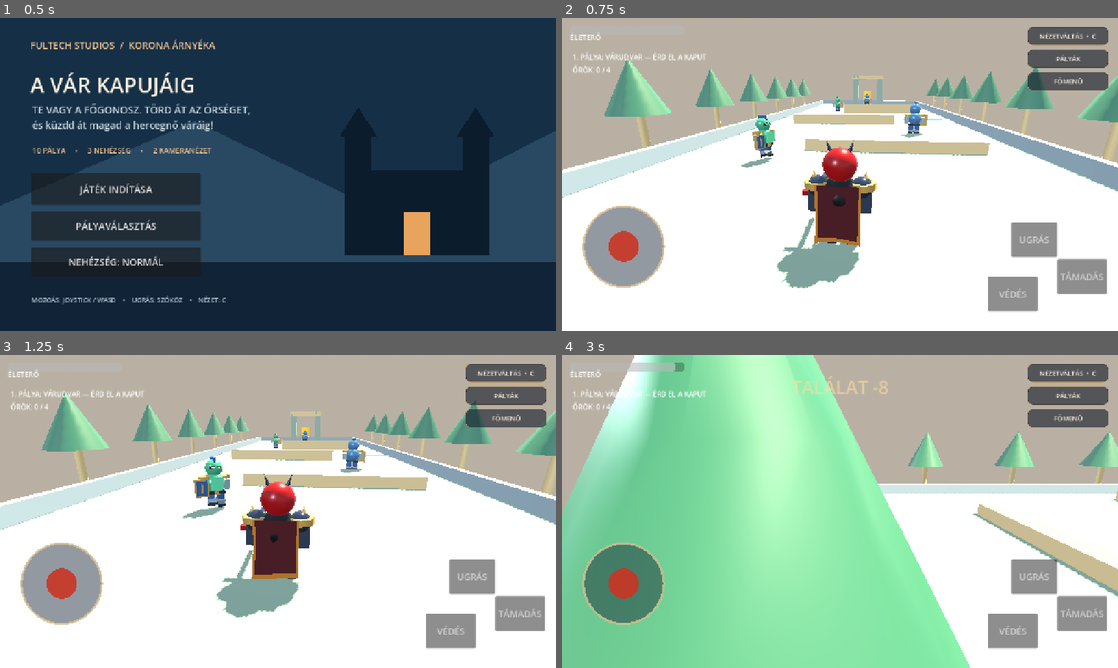
Above: before the commit, frames 1-4 (two rows, left to right).
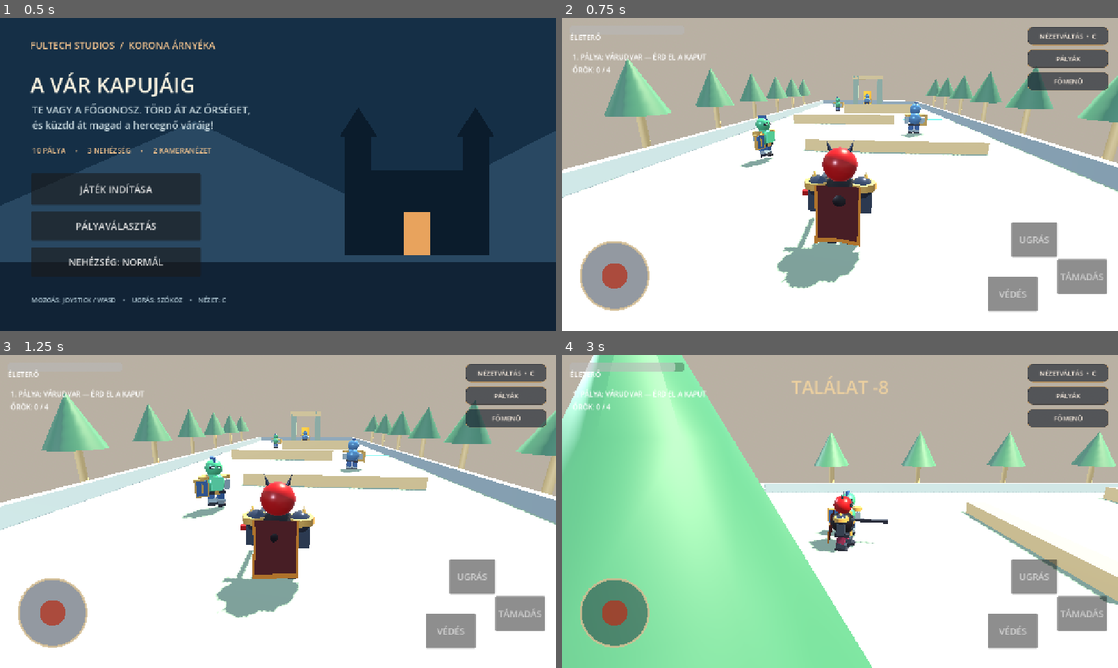
Above: after the commit, the same moments.

Repository: fuloplevente1998/reverse-supermario
Game: Godot game, scene res://scenes/title.tscn
Same seed, same stepped clock (60 frames per second), same inputs: the game is played once before the commit and once after it.
Inputs (mouse positions are in pixels of both pictures, inside the frame that each line leads up to):
- Up to frame 1 (0.5 s): no input
- Up to frame 2 (0.75 s): click "JÁTÉK INDÍTÁSA" at 0.5 s
- Up to frame 3 (1.25 s): no input
- Up to frame 4 (3 s): tap Enter at 1.25 s; drag from (623, 583) to (895, 442) at 1.27 s; drag from (728, 527) to (812, 574) at 2.02 s; move the mouse to (895, 442) at 2.77 s; hold D (move_right) from 2.78 s (still down); tap C at 2.85 s

Frame 1 is identical in both runs. In frame 2, 3.3% of the frame differs, in the area x 3-19%, y 60-94%; in frame 3, 3.3%; in frame 4, 44%, in the area x 0-100%, y 0-100%.

Commit message:
ui: anchor slightly smaller joystick to screen corner

Diff:
--- a/scripts/virtual_joystick.gd
+++ b/scripts/virtual_joystick.gd
@@ -16,9 +16,10 @@
 func _layout() -> void:
     # Set every anchor explicitly: the former bottom-wide preset stretched the base.
     set_anchors_and_offsets_preset(Control.PRESET_TOP_LEFT)
-    size = Vector2(220, 220)
+    size = Vector2(186, 186)
     var viewport_size := get_viewport_rect().size
-    position = Vector2(32, maxf(180.0, viewport_size.y * 0.73 - 110.0))
+    # Anchor to actual bottom-left across Android aspect ratios.
+    position = Vector2(28, maxf(180.0, viewport_size.y - size.y - 34.0))
     queue_redraw()
 
 func _reset_pointer() -> void:
@@ -41,7 +42,7 @@
     var radius := minf(size.x, size.y) * 0.42
     draw_circle(center, radius, Color(0.08, 0.13, 0.2, 0.46))
     draw_arc(center, radius, 0, TAU, 48, Color(0.84, 0.75, 0.58, 0.82), 5.0)
-    draw_circle(center + thumb * radius, radius * 0.38, Color(0.8, 0.2, 0.13, 0.88))
+    draw_circle(center + thumb * radius, radius * 0.38, Color(0.70, 0.20, 0.12, 0.77))
 
 func _gui_input(event: InputEvent) -> void:
     if event is InputEventScreenTouch:
